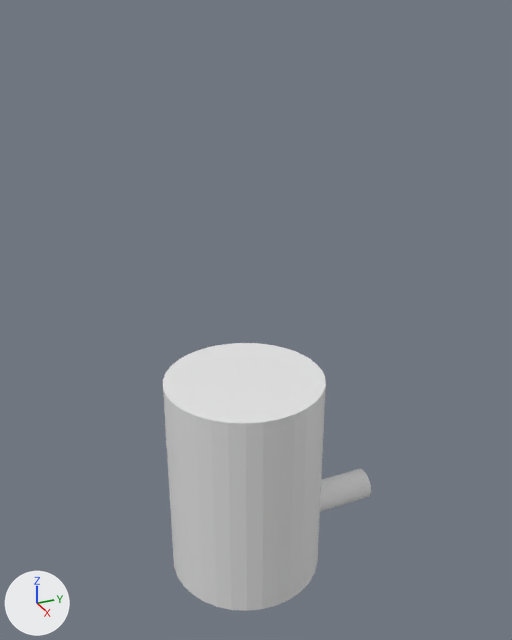
One commit to the OBJ model assets/models/player/player.obj: the scene before it, then after it.
Before and after are seen from a camera (50 mm lens) standing at (7.04, -3.01, 6.85) and looking at (0.17, 0.08, 3.41). Every picture has the same lights, and +X, +Y and +Z are marked at lower left. Where no turn or scale is listed for an object, it has been applied to the vertices.
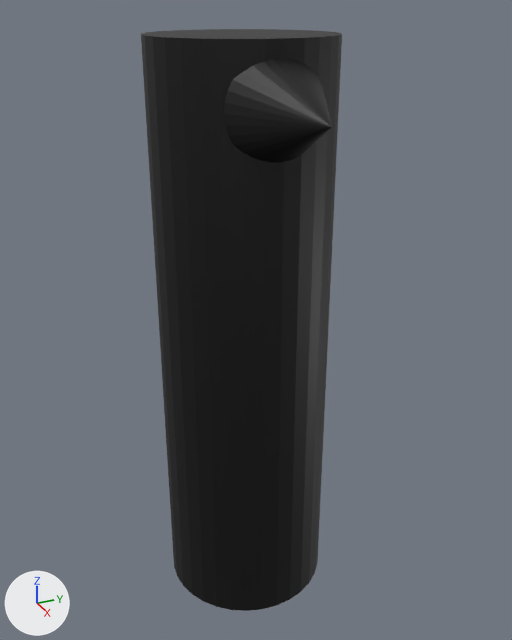
The newer file is also rescaled (x0.271), turned or shifted as a whole; pictures and numbers use the older file's frame.

Where the change shows, as pixel boxes (x1, y1, x2, y2) in the pictures (512 x 640 px):
'Cylinder', recoloured, mesh rescaled (grey to black, 23% wider, 117% taller): before (163, 343, 326, 611); after (141, 29, 342, 611)
'Cone', added (black): after (224, 58, 332, 163)
'Cylinder.001', deleted: before (320, 469, 371, 512)

What the commit changed:
Material 'Material.005' (mat_material_005) is new.
Its base color is (0.0, 0.0, 0.0) (black #000000).
Material 'Material.004' (mat_material_004) is new.
Its base color is (0.00103, 0.0, 0.000686) (black #030002).
me_cylinder has 64 vertices, 34 faces and spans x -1.0..1.0, y -1.0..1.0, z -0.23..2.56.
me_cylinder is used by ob_cylinder; location (0.0, 0.0, 0.0).
me_cylinder part 1: the whole mesh is scaled about its middle by (1, 1, 2.41), then moved by (0.0, 0.0, 1.97).
me_cylinder now uses material mat_material_005 (black #000000).
Mesh me_cone is new.
It is a 32-sided cone pointing to +x spanning x 0.879..1.924, y -0.555..0.49, z 5.596..6.641.
It uses material mat_material_004 (black #030002).
Object 'Cylinder.001' (ob_cylinder_001) is deleted.
Object 'Cone' (ob_cone) is new; it shows me_cone.
Its location is (0.0, 0.0, -0.24).
